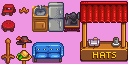
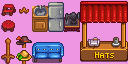
The second 128x64 image is a revision of the first. Changes to its layers:
added layer "hats_en" above "blank" over [94, 52, 114, 59]
painted on "tiles" over [92, 52, 116, 59]
